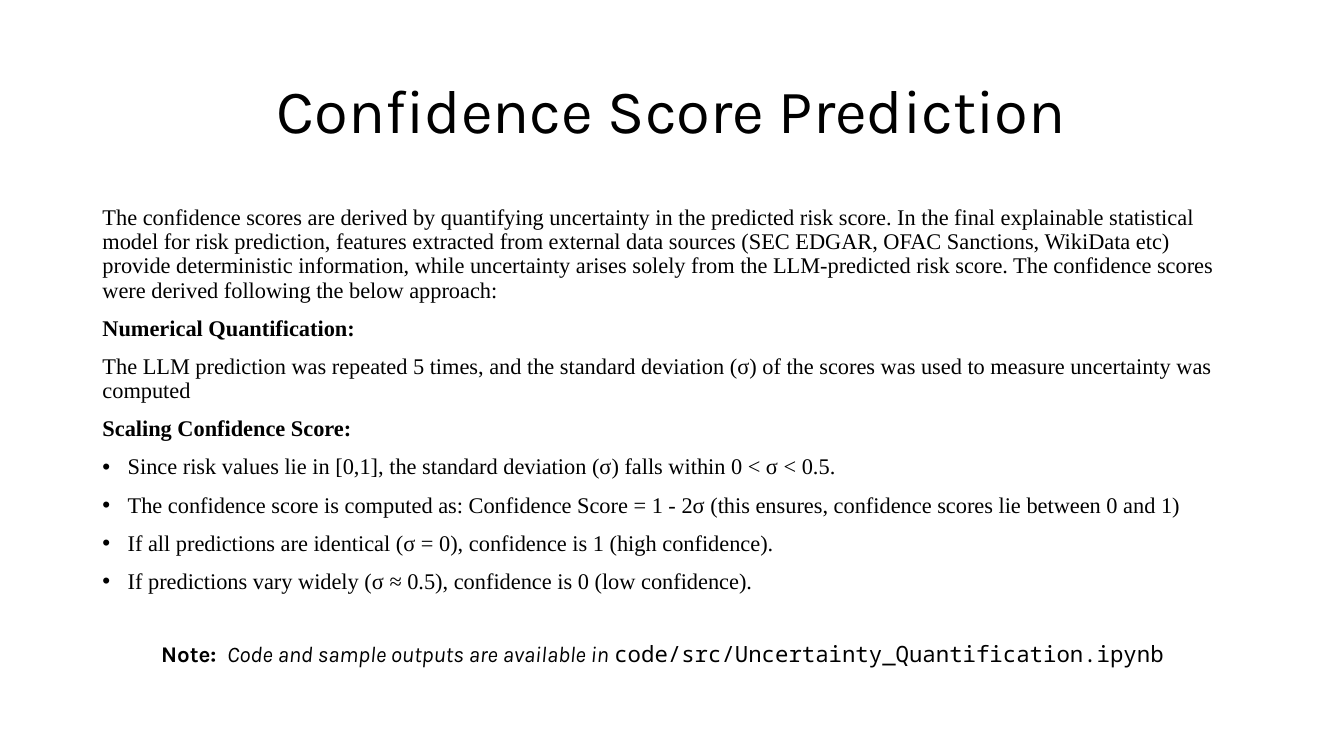
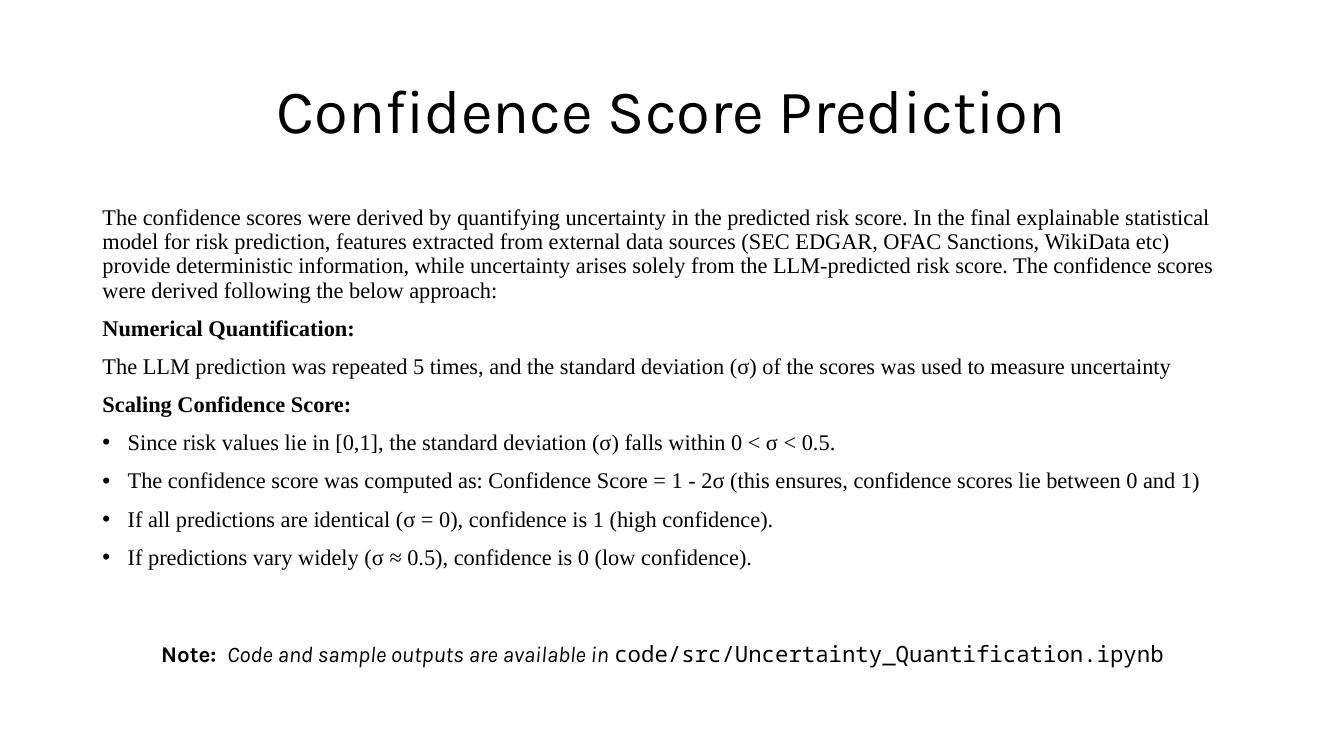
Before and after one commit to ewfx/aidel-load-runners, a slide deck: slide 14 of artifacts/demo/RiskAnalysis.pptx. Drawn at 1344x756 pixels with LibreOffice and Linux fonts; fonts in the diff are those of the drawing. Boxes give left, top, right and bottom in pixels: in the first picture for what was removed or moved away, otherwise in the second. Text is boxed around its words. In the diff, an @@ line names an element or a change of style, - is before the commit and + after.

```diff
--- a/artifacts/demo/RiskAnalysis.pptx
+++ b/artifacts/demo/RiskAnalysis.pptx
@@ text at (102, 209, 1213, 303): text changed @@
-The confidence scores are derived by quantifying uncertainty in the predicted risk score. In the final explainable statistical model for risk prediction, features extracted from external data sources (SEC EDGAR, OFAC Sanctions, WikiData etc) provide deterministic information, while uncertainty arises solely from the LLM-predicted risk score. The confidence scores were derived following the below approach:
+The confidence scores were derived by quantifying uncertainty in the predicted risk score. In the final explainable statistical model for risk prediction, features extracted from external data sources (SEC EDGAR, OFAC Sanctions, WikiData etc) provide deterministic information, while uncertainty arises solely from the LLM-predicted risk score. The confidence scores were derived following the below approach:
@@ text at (102, 358, 1170, 379): text changed @@
-The LLM prediction was repeated 5 times, and the standard deviation (σ) of the scores was used to measure uncertainty was computed
+The LLM prediction was repeated 5 times, and the standard deviation (σ) of the scores was used to measure uncertainty
@@ text at (128, 472, 1200, 493): text changed @@
-• The confidence score is computed as: Confidence Score = 1 - 2σ (this ensures, confidence scores lie between 0 and 1)
+• The confidence score was computed as: Confidence Score = 1 - 2σ (this ensures, confidence scores lie between 0 and 1)
```
Also in this commit, not shown: 4 other slides changed, 1 other file.
